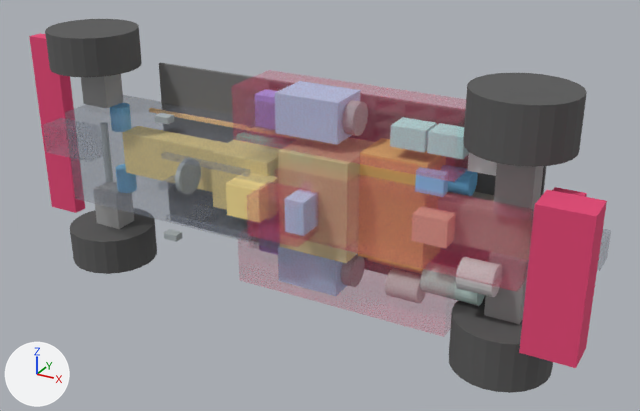
One commit to the OBJ model blueprints/model/scuderiatroll.obj: the scene before it, then after it.
Both versions are drawn from a 50 mm camera at (4.94, -5.62, 2.53) aimed at (2.02, -0.31, -0.12). The lights are fixed; the arrows at lower left show +X, +Y and +Z. The older version comes first. Where no turn or scale is listed for an object, it has been applied to the vertices.

Before the edit, the objects in view are built like this:
```python
ob_frontwing = bpy.data.objects.new('FrontWing', me_frontwing)
ob_frontwing.location = (0.0, 0.0, 0.0)
ob_rearwing = bpy.data.objects.new('RearWing', me_rearwing)
ob_rearwing.location = (0.0, 0.0, 0.0)
ob_suspension_rr = bpy.data.objects.new('Suspension_RR', me_suspension_rr)
ob_suspension_rr.location = (0.0, 0.0, 0.0)
ob_wheel_fl = bpy.data.objects.new('Wheel_FL', me_wheel_fl)
ob_wheel_fl.location = (0.0, 0.0, 0.0)
ob_wheel_fr = bpy.data.objects.new('Wheel_FR', me_wheel_fr)
ob_wheel_fr.location = (0.0, 0.0, 0.0)
ob_wheel_rr = bpy.data.objects.new('Wheel_RR', me_wheel_rr)
ob_wheel_rr.location = (0.0, 0.0, 0.0)
# also in view: 'Monocoque' at (0.88, -0.36, 0.0); 'Halo_Hoop_L' at (1.35, -0.8, -0.25); 'Driver_Head' at (1.65, -0.64, 0.0); 'Suspension_FL' at (0.0, -0.32, -0.54); 'Halo_Hoop_R' at (1.35, -0.8, 0.25)
```
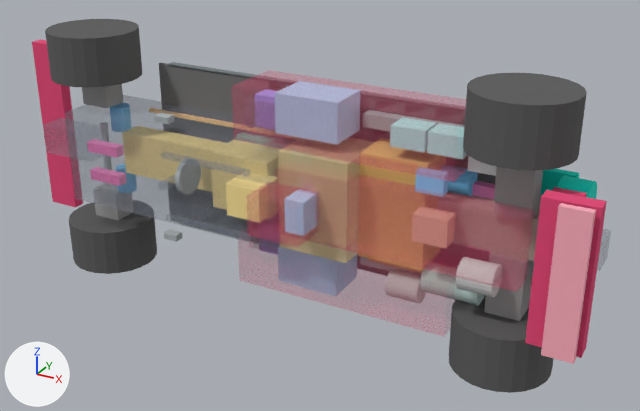
Not visible in the pictures: 'RadiatorFanDuct_L'.

Location of each change, (x1, y1, x2, y2) in pixels of the pictures (640 x 411 px; the box of a moved part takes in the faces that stretch with it):
'RearWing', deleted (pink)
    before: (519, 190, 607, 368)
'Wheel_RR', reshaped
    before: (463, 73, 587, 167)
    after: (463, 73, 587, 171)
'Wheel_FR', moved, rescaled (19% taller)
    before: (45, 19, 142, 77)
    after: (45, 19, 142, 88)
'RearWing_DRSFlap', added (pink)
    after: (541, 203, 596, 364)
'Wheel_FL', moved, rescaled (11% taller)
    before: (70, 210, 157, 274)
    after: (69, 203, 157, 274)
'RearWing_MainPlane', added (pink)
    after: (525, 190, 607, 358)
'FrontWing', rescaled (9% narrower, 7% shorter)
    before: (29, 34, 85, 213)
    after: (32, 40, 83, 207)
'UnderfloorFan_R', added (cyan)
    after: (557, 176, 597, 199)
'UnderfloorFanDuct', added (mostly hidden)
    after: (532, 169, 579, 275)
'Skirt_R', added
    after: (168, 62, 256, 79)
'ActiveUnit_RR', added
    after: (472, 181, 495, 200)
'ActiveUnit_FR', added
    after: (87, 142, 117, 158)
'ActiveUnit_FL', added
    after: (90, 170, 120, 186)
part 3 of me_wheel_fr, moved or reshaped
    before: (45, 32, 142, 77)
    after: (45, 32, 142, 88)
part 4 of me_wheel_rr, moved or reshaped
    before: (464, 104, 579, 167)
    after: (463, 104, 579, 171)

The change, as a list of edits to the scene's bpy script:
```text
Change me_frontwing:
    remove me_frontwing.from_pydata(...)  # 8 vertices, 6 faces; spans x -0.9..-0.6, y -0.18..-0.06, z -0.8..0.8
    add me_frontwing.from_pydata(...)  # 8 vertices, 6 faces; spans x -0.89..-0.61, y -0.17..-0.07, z -0.75..0.75
    me_frontwing part 1: the whole mesh is scaled about its middle by (0.933, 0.833, 0.937)
Change me_wheel_fl:
    remove me_wheel_fl.from_pydata(...)  # 48 vertices, 26 faces; spans x -0.36..0.36, y -0.72..0.0, z -1.0..-0.7
    add me_wheel_fl.from_pydata(...)  # 48 vertices, 26 faces; spans x -0.36..0.36, y -0.72..0.0, z -1.0..-0.62
    me_wheel_fl part 2: the whole mesh is scaled about its middle by (1, 1, 1.27), then moved by (0.0, 0.0, 0.04)
Change me_wheel_fr:
    remove me_wheel_fr.from_pydata(...)  # 48 vertices, 26 faces; spans x -0.36..0.36, y -0.72..0.0, z 0.7..1.0
    add me_wheel_fr.from_pydata(...)  # 48 vertices, 26 faces; spans x -0.36..0.36, y -0.72..0.0, z 0.62..1.0
    me_wheel_fr part 3: the whole mesh is scaled about its middle by (1, 1, 1.27), then moved by (0.0, 0.0, -0.04)
Change me_wheel_rr:
    remove me_wheel_rr.from_pydata(...)  # 48 vertices, 26 faces; spans x 3.14..3.86, y -0.72..0.0, z 0.62..1.0
    add me_wheel_rr.from_pydata(...)  # 48 vertices, 26 faces; spans x 3.14..3.86, y -0.72..0.0, z 0.595..1.0
    me_wheel_rr part 4: the whole mesh is multiplied about its middle by the matrix ((1.0, 0.0, 0.0), (0.0, 1.0, 0.0), (0.0, 0.0, 1.066)), then moved by (0.0, 0.0, -0.012)
Remove ob_rearwing:
    ob_rearwing = bpy.data.objects.new('RearWing', me_rearwing)
Add ob_underfloorfanduct:
    ob_underfloorfanduct = bpy.data.objects.new('UnderfloorFanDuct', me_underfloorfanduct)  # a box spanning x 3.575..3.825, y -0.13..-0.07, z -0.4..0.4; in mat_fan_car (cyan #00ddc8)
    ob_underfloorfanduct.location = (0.0, 0.0, 0.0)
Add ob_underfloorfan_r:
    ob_underfloorfan_r = bpy.data.objects.new('UnderfloorFan_R', me_underfloorfan_r)  # a 24-sided cylinder along x spanning x 3.75..3.95, y -0.38..-0.06, z 0.09..0.41; in mat_fan_car (cyan #00ddc8)
    ob_underfloorfan_r.location = (0.0, 0.0, 0.0)
Add ob_skirt_r:
    ob_skirt_r = bpy.data.objects.new('Skirt_R', me_skirt_r)  # a box spanning x 0.5..3.1, y -0.07..-0.01, z 0.69..0.71; in mat_skirt (grey #747d7f)
    ob_skirt_r.location = (0.0, 0.0, 0.0)
Add ob_rearwing_mainplane:
    ob_rearwing_mainplane = bpy.data.objects.new('RearWing_MainPlane', me_rearwing_mainplane)  # a box spanning x 3.775..4.125, y -0.82..-0.7, z -0.5..0.5; in mat_aero (pink #e54776)
    ob_rearwing_mainplane.location = (0.0, 0.0, 0.0)
Add ob_rearwing_drsflap:
    ob_rearwing_drsflap = bpy.data.objects.new('RearWing_DRSFlap', me_rearwing_drsflap)  # a box spanning x 3.9..4.1, y -0.905..-0.855, z -0.5..0.5; in mat_drs (pink #ffadbd)
    ob_rearwing_drsflap.location = (0.0, 0.0, 0.0)
Add ob_radiatorfanduct_l:
    ob_radiatorfanduct_l = bpy.data.objects.new('RadiatorFanDuct_L', me_radiatorfanduct_l)  # a box spanning x 2.3..3.6, y -0.18..-0.08, z -0.6..-0.5; in mat_fan (grey #a7afb2)
    ob_radiatorfanduct_l.location = (0.0, 0.0, 0.0)
Add ob_activeunit_rr:
    ob_activeunit_rr = bpy.data.objects.new('ActiveUnit_RR', me_activeunit_rr)  # a box spanning x 3.15..3.45, y -0.22..-0.14, z 0.16..0.24; in mat_actuator (pink #f58cc8)
    ob_activeunit_rr.location = (0.0, 0.0, 0.0)
Add ob_activeunit_fr:
    ob_activeunit_fr = bpy.data.objects.new('ActiveUnit_FR', me_activeunit_fr)  # a box spanning x 0.1..0.4, y -0.66..-0.58, z 0.08..0.16; in mat_actuator (pink #f58cc8)
    ob_activeunit_fr.location = (0.0, 0.0, 0.0)
Add ob_activeunit_fl:
    ob_activeunit_fl = bpy.data.objects.new('ActiveUnit_FL', me_activeunit_fl)  # a box spanning x 0.1..0.4, y -0.66..-0.58, z -0.16..-0.08; in mat_actuator (pink #f58cc8)
    ob_activeunit_fl.location = (0.0, 0.0, 0.0)
```
